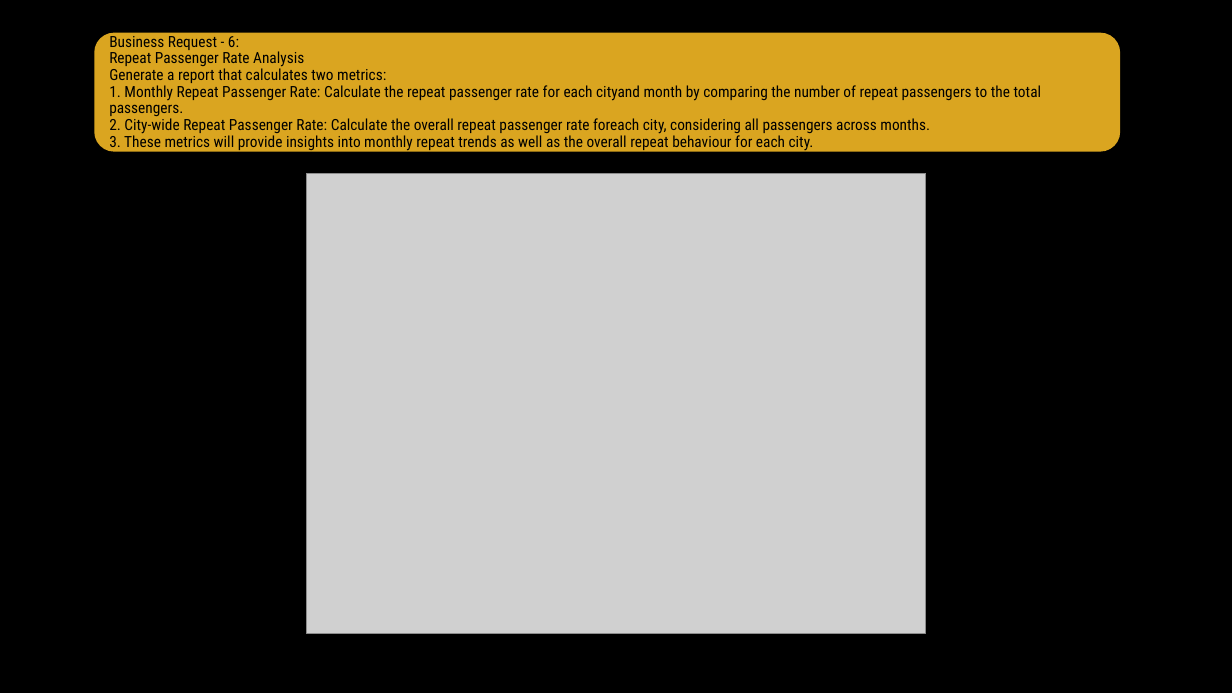
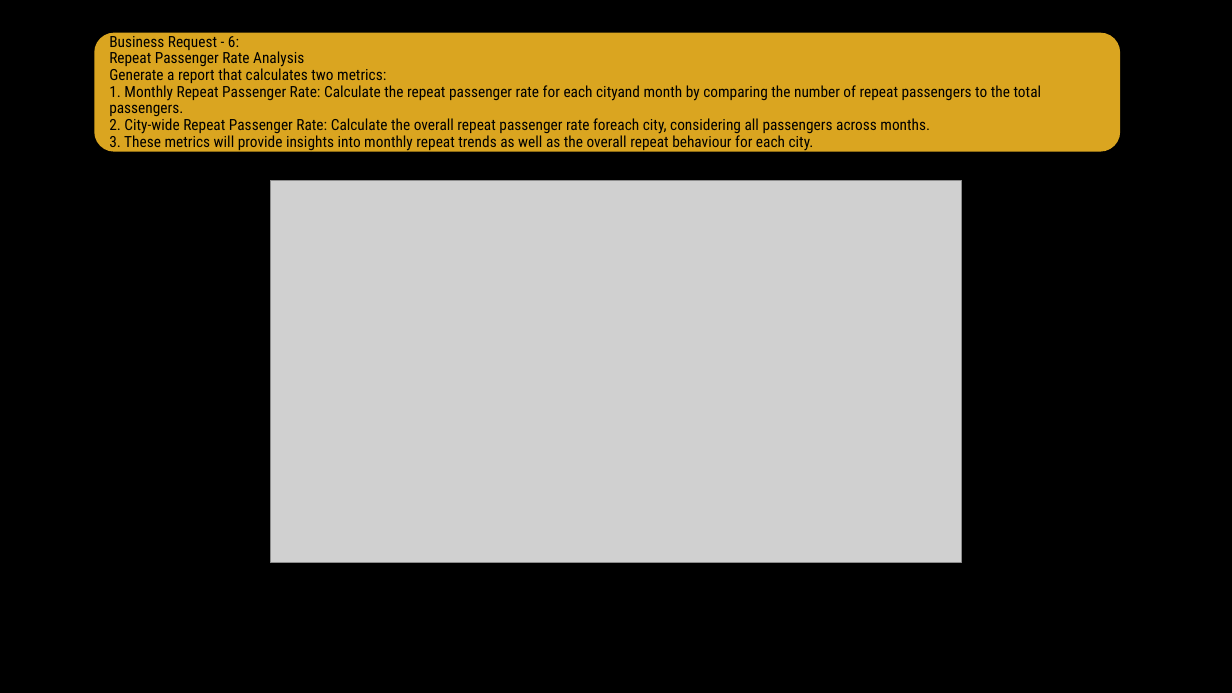
Before and after one commit to Gaurav-Wankhede/Goodcabs-Tier-2-Cities, a slide deck: slide 14 of Resume Challange 13.pptx. Drawn at 1232x693 pixels with LibreOffice and Linux fonts; fonts in the diff are those of the drawing; grey boxes stand for pictures; background and template pictures are left out. Boxes give left, top, right and bottom in pixels: in the first picture for what was removed or moved away, otherwise in the second. Text is boxed around its words. In the diff, an @@ line names an element or a change of style, - is before the commit and + after.

Commit message:
Added presentation and changes in SQL to solve the bugs

```diff
--- a/Resume Challange 13.pptx
+++ b/Resume Challange 13.pptx
@@ picture: place and size @@
-picture at bbox=[306, 173, 926, 633]
+picture at bbox=[271, 180, 962, 563]
```
Also in this commit, not shown: 1 other file.
